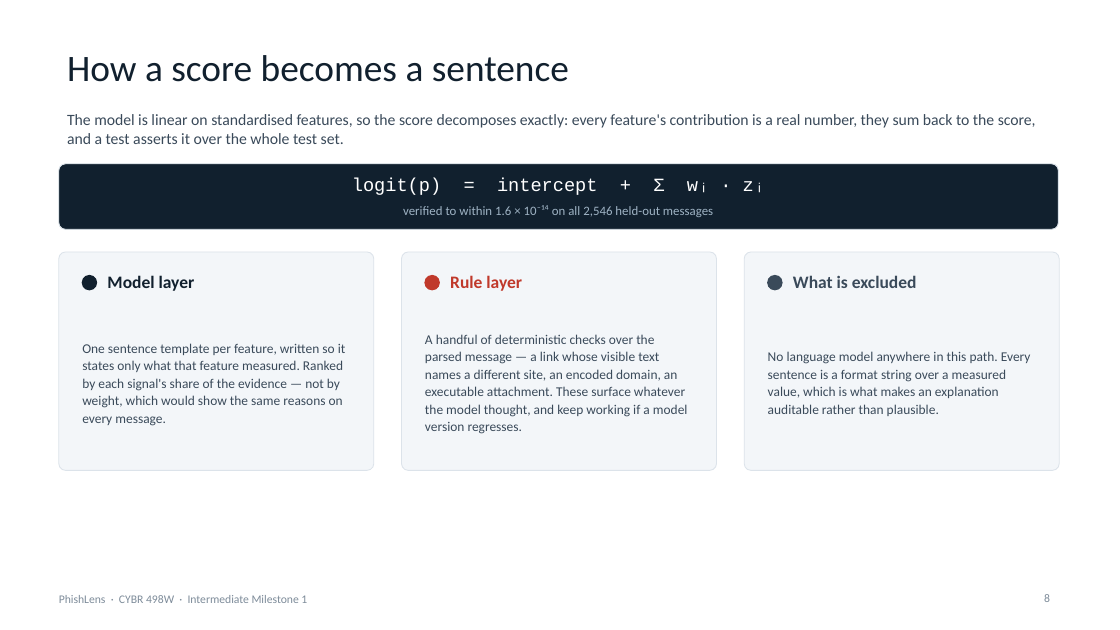
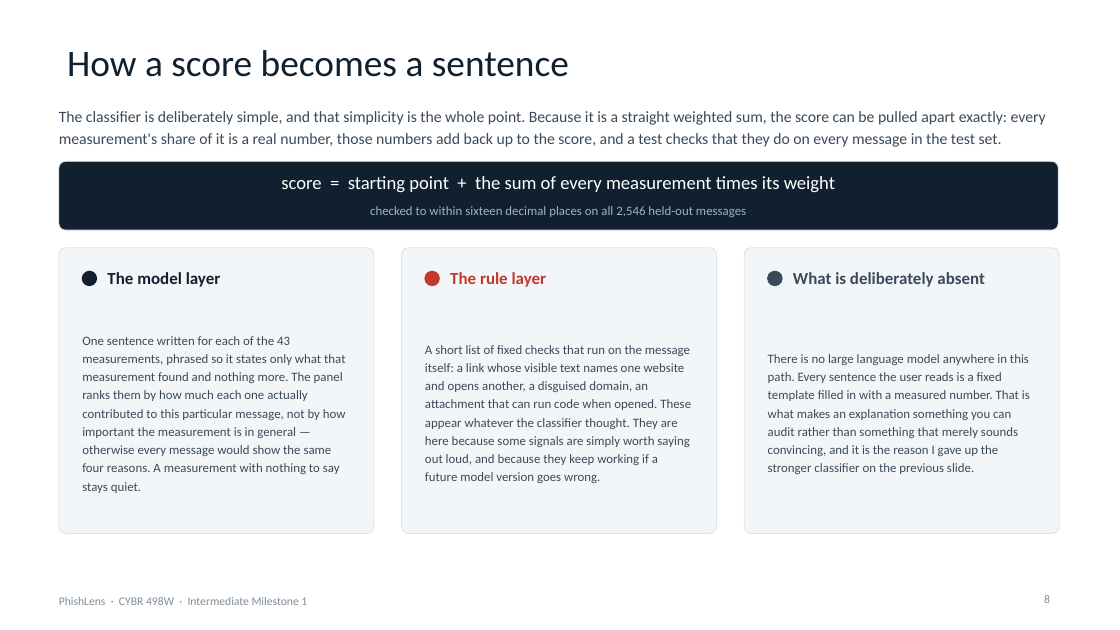
Before and after one commit to connorschell/PhishLens, a slide deck: slide 8 of 06_Deliverables/IM1_Presentation.pptx. Drawn at 1120x630 pixels with LibreOffice and Linux fonts; fonts in the diff are those of the drawing. Boxes give left, top, right and bottom in pixels: in the first picture for what was removed or moved away, otherwise in the second. Text is boxed around its words. In the diff, an @@ line names an element or a change of style, - is before the commit and + after.

```diff
--- a/06_Deliverables/IM1_Presentation.pptx
+++ b/06_Deliverables/IM1_Presentation.pptx
@@ text "How a score becomes a ..." moved from (x1=67, y1=55, x2=569, y2=82) to (x1=67, y1=50, x2=569, y2=77) @@
@@ text at (x1=59, y1=111, x2=1046, y2=147): text changed @@
-The model is linear on standardised features, so the score decomposes exactly: every feature's contribution is a real number, they sum back to the score, and a test asserts it over the whole test set.
+The classifier is deliberately simple, and that simplicity is the whole point. Because it is a straight weighted sum, the score can be pulled apart exactly: every measurement's share of it is a real number, those numbers add back up to the score, and a test checks that they do on every message in the test set.
@@ text at (x1=281, y1=176, x2=835, y2=193): text changed; font Courier New to Calibri @@
-logit(p) = intercept + Σ wᵢ · zᵢ
+score = starting point + the sum of every measurement times its weight
@@ text at (x1=370, y1=206, x2=746, y2=217): text changed @@
-verified to within 1.6 × 10⁻¹⁴ on all 2,546 held-out messages
+checked to within sixteen decimal places on all 2,546 held-out messages
@@ rounded rectangle resized from (x1=59, y1=252, x2=374, y2=471) to (x1=59, y1=248, x2=374, y2=534) @@
@@ rounded rectangle resized from (x1=402, y1=252, x2=717, y2=471) to (x1=402, y1=248, x2=717, y2=534) @@
@@ proportions changed in 4 elements at (x1=59, y1=161, x2=1059, y2=230), (x1=59, y1=248, x2=374, y2=534), (x1=402, y1=248, x2=717, y2=534), (x1=744, y1=248, x2=1060, y2=534) @@
@@ rounded rectangle resized from (x1=744, y1=252, x2=1060, y2=471) to (x1=744, y1=248, x2=1060, y2=534) @@
@@ text at (x1=107, y1=272, x2=221, y2=287): text changed; size 15 to 14.5 pt @@
-Model layer
+The model layer
@@ text at (x1=450, y1=272, x2=547, y2=287): text changed; size 15 to 14.5 pt @@
-Rule layer
+The rule layer
@@ 3 ellipses moved together from (x1=82, y1=276, x2=782, y2=290) to (x1=82, y1=271, x2=782, y2=286) @@
@@ text at (x1=793, y1=272, x2=984, y2=287): text changed; size 15 to 14.5 pt @@
-What is excluded
+What is deliberately absent
@@ text at (x1=82, y1=336, x2=346, y2=493): text changed; size 11.5 to 11 pt @@
-One sentence template per feature, written so it states only what that feature measured. Ranked by each signal's share of the evidence — not by weight, which would show the same reasons on every message.
+One sentence written for each of the 43 measurements, phrased so it states only what that measurement found and nothing more. The panel ranks them by how much each one actually contributed to this particular message, not by how important the measurement is in general — otherwise every message would show the same four reasons. A measurement with nothing to say stays quiet.
@@ text at (x1=425, y1=345, x2=691, y2=483): text changed; size 11.5 to 11 pt @@
-A handful of deterministic checks over the parsed message — a link whose visible text names a different site, an encoded domain, an executable attachment. These surface whatever the model thought, and keep working if a model version regresses.
+A short list of fixed checks that run on the message itself: a link whose visible text names one website and opens another, a disguised domain, an attachment that can run code when opened. These appear whatever the classifier thought. They are here because some signals are simply worth saying out loud, and because they keep working if a future model version goes wrong.
@@ text at (x1=768, y1=354, x2=1030, y2=474): text changed; size 11.5 to 11 pt @@
-No language model anywhere in this path. Every sentence is a format string over a measured value, which is what makes an explanation auditable rather than plausible.
+There is no large language model anywhere in this path. Every sentence the user reads is a fixed template filled in with a measured number. That is what makes an explanation something you can audit rather than something that merely sounds convincing, and it is the reason I gave up the stronger classifier on the previous slide.
```
Also in this commit, not shown: 9 other slides changed, 1 slide added, 1 slide removed.
